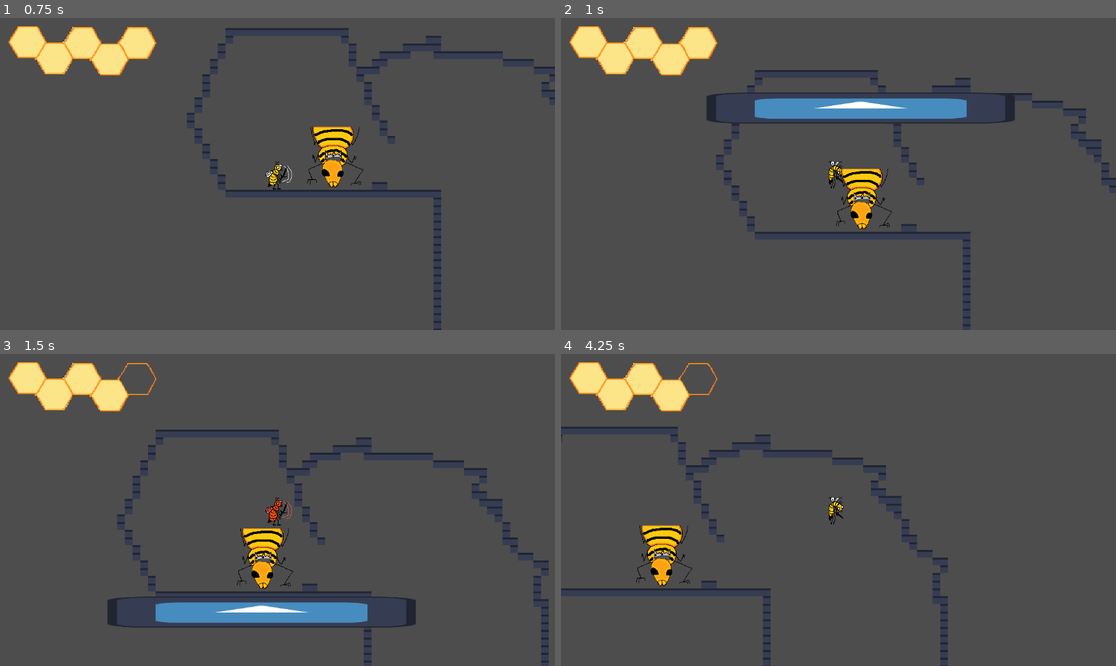
Above: before the commit, frames 1-4 (two rows, left to right).
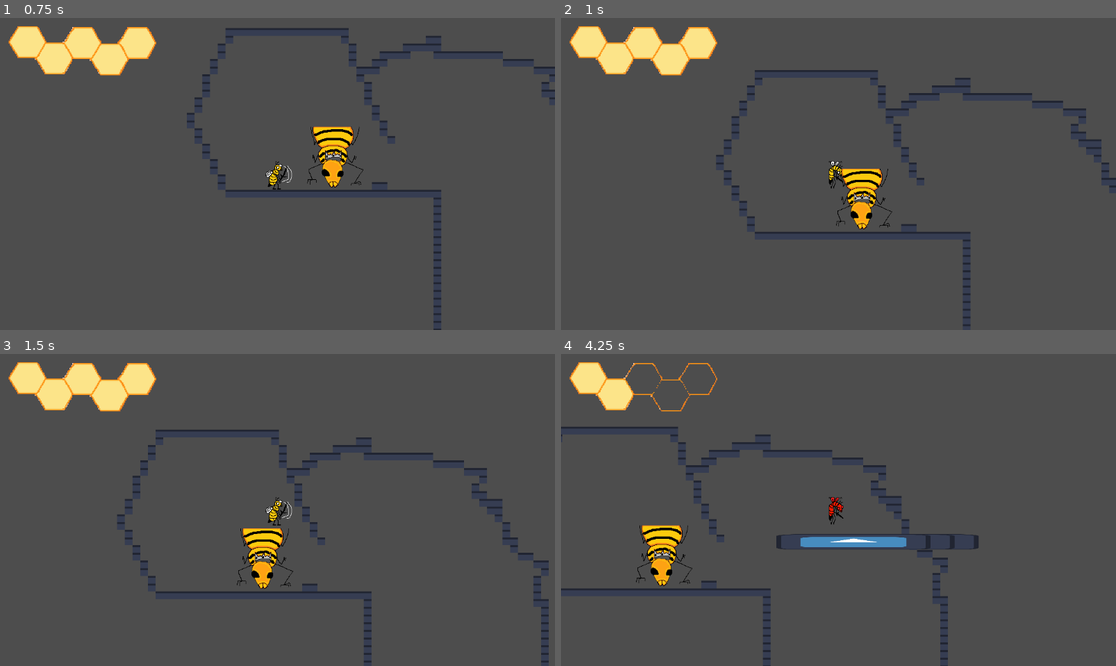
Above: after the commit, the same moments.

Repository: Jollista/Queenmaker
Game: Godot game, scene res://levels/L1.tscn
The game is run twice, just before and just after one commit, with the same random seed, the same clock (stepped at 60 frames per second) and the same inputs. This scene is started directly instead of the project's main scene. The engine's default icon, where the game draws it, is replaced by a stand-in: a white triangle on a blue panel in a dark square.
Inputs:
- Up to frame 1 (0.75 s): tap Enter at 0.5 s; hold D (right) from 0.53 s (still down); tap X (attack) at 0.6 s
- Up to frame 2 (1 s): keep holding D (right); tap Space (jump) at 0.77 s
- Up to frame 3 (1.5 s): keep holding D (right); tap X (attack) at 1.35 s
- Up to frame 4 (4.25 s): tap Space (jump) at 1.52, 3.02, 3.77 s; release D (right) at 2.03 s; hold A (left) 2.03-2.78 s; tap X (attack) at 2.1, 2.85, 3.6 s; hold D (right) from 2.78 s (still down)

Frame 1 is identical in both runs. In frame 2, 3.3% of the frame differs, in the area x 26-82%, y 23-34%; in frame 3, 3.8%, in the area x 19-75%, y 3-88%; in frame 4, 2.0%.

Commit message:
Worked around signal errors for queen's attack loop

Diff:
--- a/Objects/moving_spike.tscn
+++ b/Objects/moving_spike.tscn
@@ -4,13 +4,13 @@
 [ext_resource type="Texture2D" uid="uid://b6haxf2m2hy3i" path="res://icon.svg" id="2_gyhe0"]
 
 [sub_resource type="RectangleShape2D" id="RectangleShape2D_m7hmq"]
-size = Vector2(64, 64)
+size = Vector2(32, 32)
 
 [node name="MovingSpike" type="Area2D"]
 script = ExtResource("1_gs0se")
 
 [node name="Sprite2D" type="Sprite2D" parent="."]
-scale = Vector2(0.5, 0.5)
+scale = Vector2(0.25, 0.25)
 texture = ExtResource("2_gyhe0")
 
 [node name="CollisionShape2D" type="CollisionShape2D" parent="."]
--- a/Queen/Queen.gd
+++ b/Queen/Queen.gd
@@ -4,6 +4,8 @@
 
 # Timer
 @onready var timer = $Timer
+# Collision shape
+@onready var collision = $CollisionShape2D
 
 # FLUFF
 # audio
@@ -29,8 +31,24 @@
 signal attack_ended
 
 func start_boss_fight():
-	print("Makin' it rain")
-	make_it_rain()
+	while current_hp > 0:
+		print("Makin' it rain")
+		make_it_rain()
+		await attack_ended
+
+		print("Makin' it rain")
+		make_it_rain(true)
+		await attack_ended
+
+# disappear and disable hitbox
+func disappear():
+	collision.set_deferred("disabled", true)
+	visible = false
+
+# reappear and reenable hitbox
+func reappear():
+	collision.set_deferred("disabled", false)
+	visible = true
 
 # reduce current_hp by a given amount of damage, and check if dead (hp <= 0)
 func take_damage(damage):
@@ -68,14 +86,24 @@
 
 ### ATTACK PATTERNS ###
 # summon vertical and horizontal lasers to hit all 9 squares of the play area
-func make_it_rain():
+func make_it_rain(reverse=false, delay=1):
 	# reference to spike_instance for signals
 	var spike_instance
 
-	spike_instance = create_moving_spike(Vector2(center.x, top_border), Vector2(10,1), 10, 1, true)
+	# step by which x_pos moves for each spike
+	var increment = 50
+	increment = -increment if reverse else increment
+
+	# x position of each spike
+	var x_pos = right_border if reverse else left_border
+
+	for i in 3:
+		create_moving_spike(Vector2(x_pos, top_border), Vector2(10,1), 10, 1, true)
+		x_pos += increment
 
 	# wait for spike_instance to be deleted
-	await spike_instance.tree_exited
+	timer.start(delay)
+	await timer.timeout
 
 	# emit signal
 	attack_ended.emit()
--- a/levels/L1.tscn
+++ b/levels/L1.tscn
@@ -1,9 +1,11 @@
-[gd_scene load_steps=11 format=3 uid="uid://c5nussue2udsh"]
+[gd_scene load_steps=13 format=3 uid="uid://c5nussue2udsh"]
 
 [ext_resource type="Script" path="res://levels/L1.gd" id="1_qgh6m"]
 [ext_resource type="Texture2D" uid="uid://b6haxf2m2hy3i" path="res://icon.svg" id="1_uljgu"]
 [ext_resource type="PackedScene" uid="uid://nibm3bek5850" path="res://Player/Player.tscn" id="2_71q2r"]
+[ext_resource type="AudioStream" uid="uid://bggc1g4tqybs7" path="res://Sounds/Bonfire.mp3" id="2_jobbq"]
 [ext_resource type="Script" path="res://levels/FollowPlayerCamera.gd" id="3_5ab8b"]
+[ext_resource type="AudioStream" uid="uid://purv3pc4w8oq" path="res://Sounds/Rimsky-Korsakov-The-Flight-of-the-Bumble-Bee-CLA014201.mp3" id="3_inrb7"]
 [ext_resource type="PackedScene" uid="uid://072cpyte1q04" path="res://Drone/Drone.tscn" id="4_5cpn1"]
 [ext_resource type="PackedScene" uid="uid://dysr02xya7omk" path="res://UI/UI.tscn" id="5_jdrtd"]
 [ext_resource type="PackedScene" uid="uid://dp4q5mkjurm0r" path="res://Objects/border_trigger.tscn" id="6_l1wsb"]
@@ -274,6 +276,8 @@
 
 [node name="Level1" type="Node2D"]
 script = ExtResource("1_qgh6m")
+ambient_music = ExtResource("2_jobbq")
+boss_music = ExtResource("3_inrb7")
 metadata/_edit_horizontal_guides_ = []
 
 [node name="TileMap" type="TileMap" parent="."]
Not shown, added: Sounds/Bonfire.mp3
Not shown, added: Sounds/Rimsky-Korsakov-The-Flight-of-the-Bumble-Bee-CLA014201.mp3
